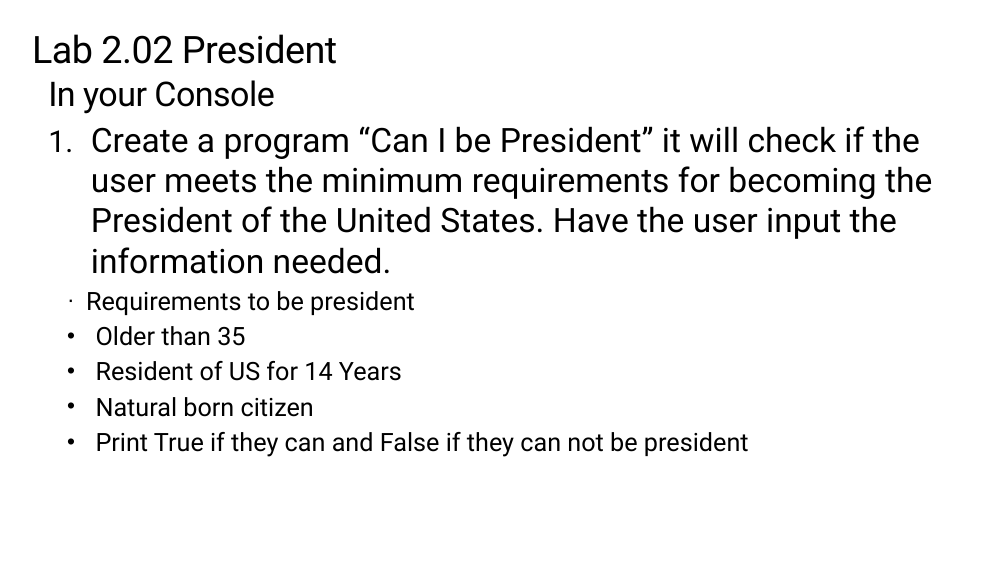
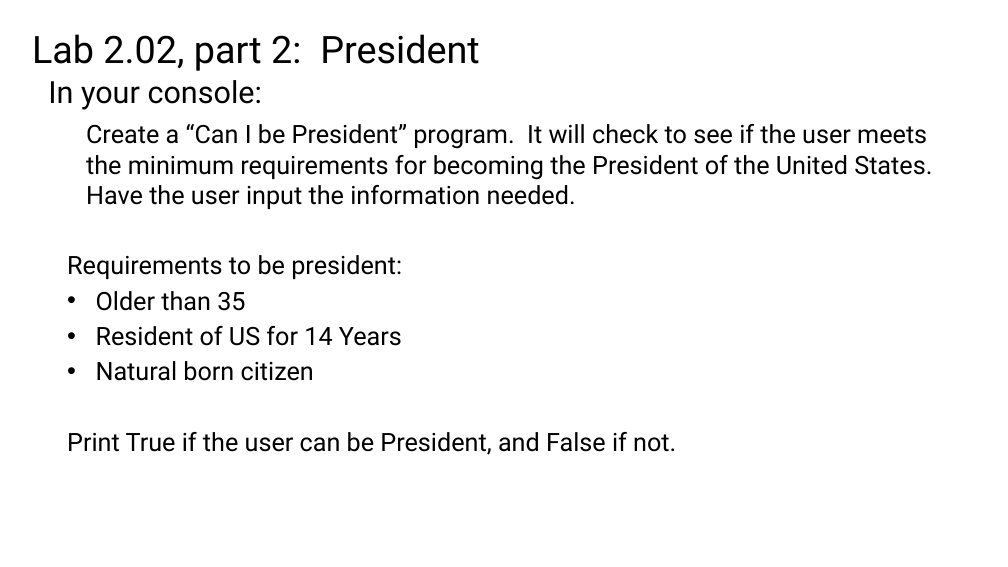
Before and after one commit to TEALSK12/2nd-semester-introduction-to-computer-science, a slide deck: slide 11 of docs/units/2_unit/slidedecks/Intro Python 2.02 TEALS.pptx. Drawn at 1008x567 pixels with LibreOffice and Linux fonts; fonts in the diff are those of the drawing; background and template pictures are left out. Boxes give left, top, right and bottom in pixels: in the first picture for what was removed or moved away, otherwise in the second. Text is boxed around its words. In the diff, an @@ line names an element or a change of style, - is before the commit and + after.

```diff
--- a/docs/units/2_unit/slidedecks/Intro Python 2.02 TEALS.pptx
+++ b/docs/units/2_unit/slidedecks/Intro Python 2.02 TEALS.pptx
@@ text at (32, 34, 480, 71): text changed @@
-Lab 2.02 President
+Lab 2.02, part 2: President
@@ title at (48, 80, 263, 110): text changed; size 32.4 to 29.2 pt @@
-In your Console
+In your console:
@@ text at (67, 124, 932, 279): text changed; size 32 to 24 pt @@
-1. Create a program “Can I be President” it will check if the user meets the minimum requirements for becoming the President of the United States. Have the user input the information needed.
-  · Requirements to be president
+  Create a “Can I be President” program. It will check to see if the user meets the minimum requirements for becoming the President of the United States. Have the user input the information needed.
+  Requirements to be president:
@@ text at (67, 432, 676, 455): text changed @@
-  • Print True if they can and False if they can not be president
+  Print True if the user can be President, and False if not.
```
Also in this commit, not shown: 13 other slides changed, 58 other files.
